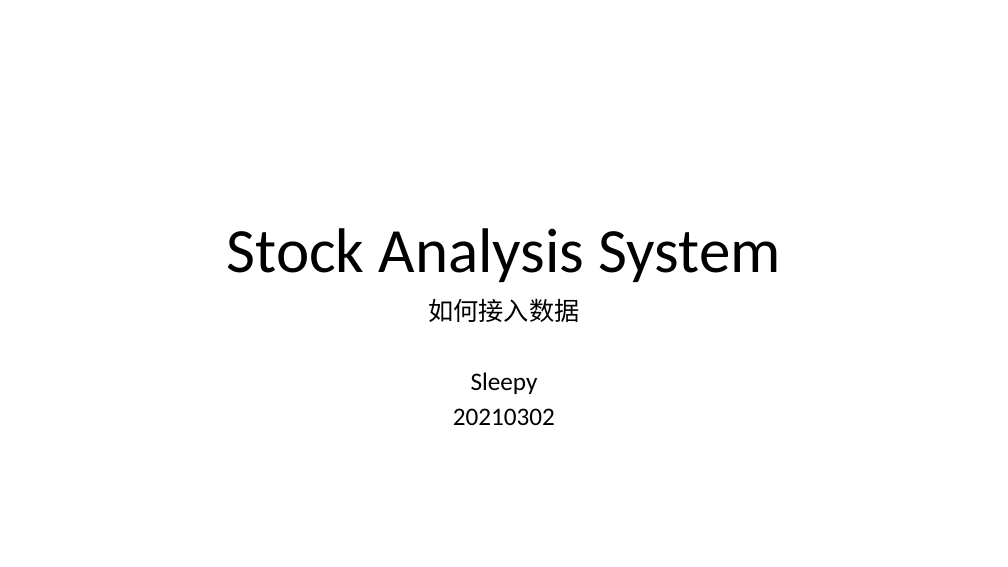
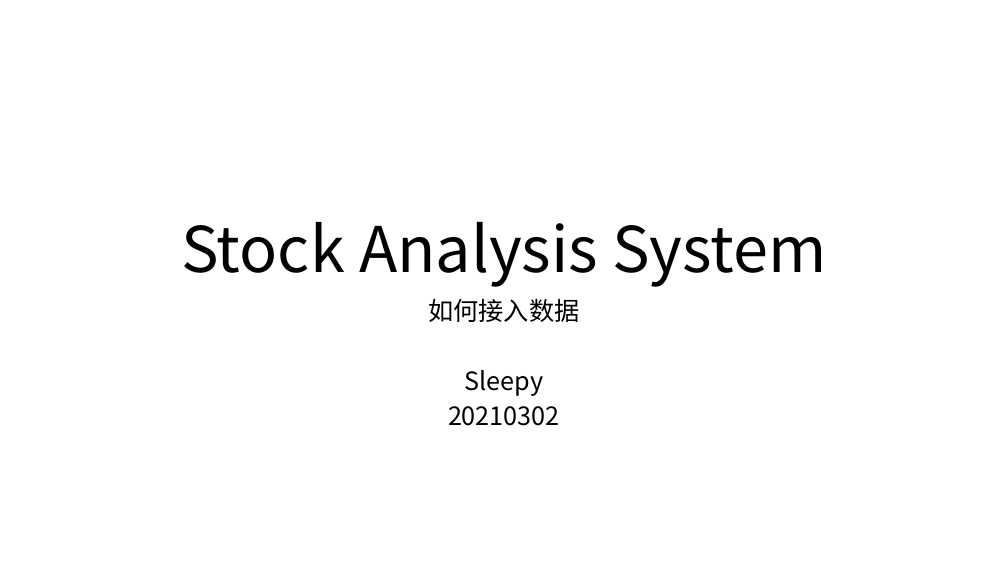
Before and after one commit to SleepySoft/StockAnalysisSystem, a slide deck: slide 1 of Doc/Presentation_How_To_Write_A_Collector.pptx. Drawn at 1008x567 pixels with LibreOffice and Linux fonts; fonts in the diff are those of the drawing. Boxes give left, top, right and bottom in pixels: in the first picture for what was removed or moved away, otherwise in the second. Text is boxed around its words. In the diff, an @@ line names an element or a change of style, - is before the commit and + after.

```diff
--- a/Doc/Presentation_How_To_Write_A_Collector.pptx
+++ b/Doc/Presentation_How_To_Write_A_Collector.pptx
@@ title "Stock Analysis System" at bbox=[181, 222, 827, 287]: font Calibri to Noto Sans CJK SC @@
@@ subtitle "如何接入数据" at bbox=[428, 298, 579, 426]: font Calibri to Noto Sans CJK SC @@
```
Also in this commit, not shown: 4 other slides changed, 4 slides added.
